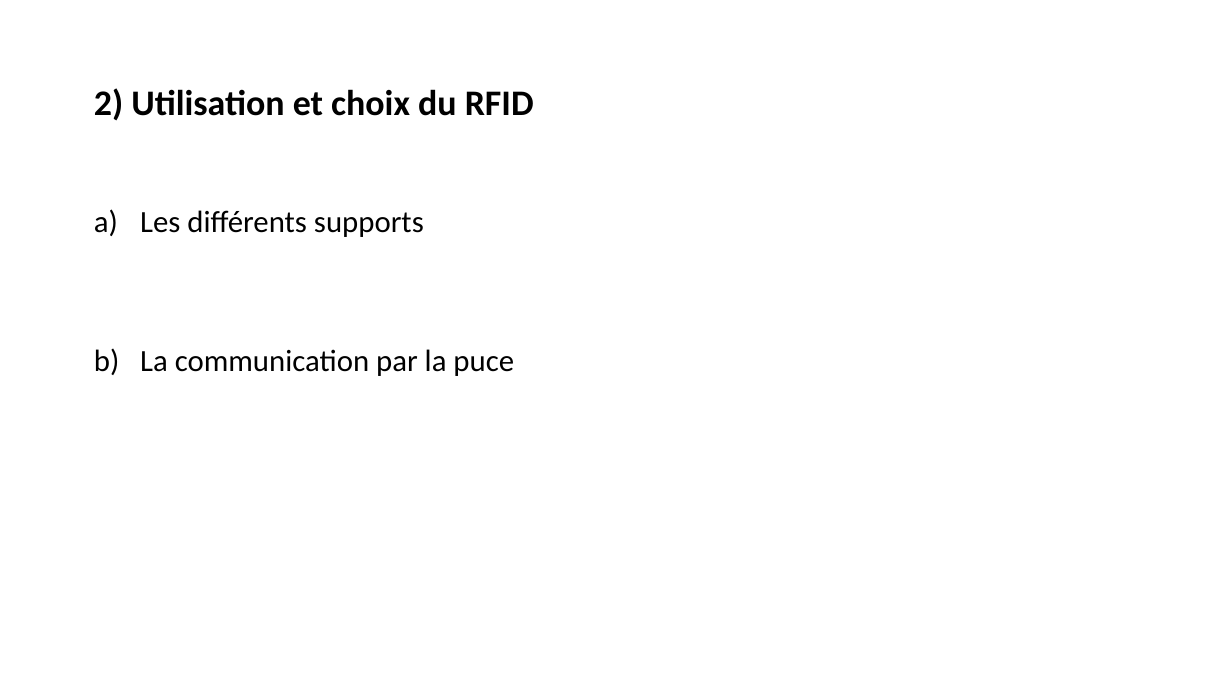
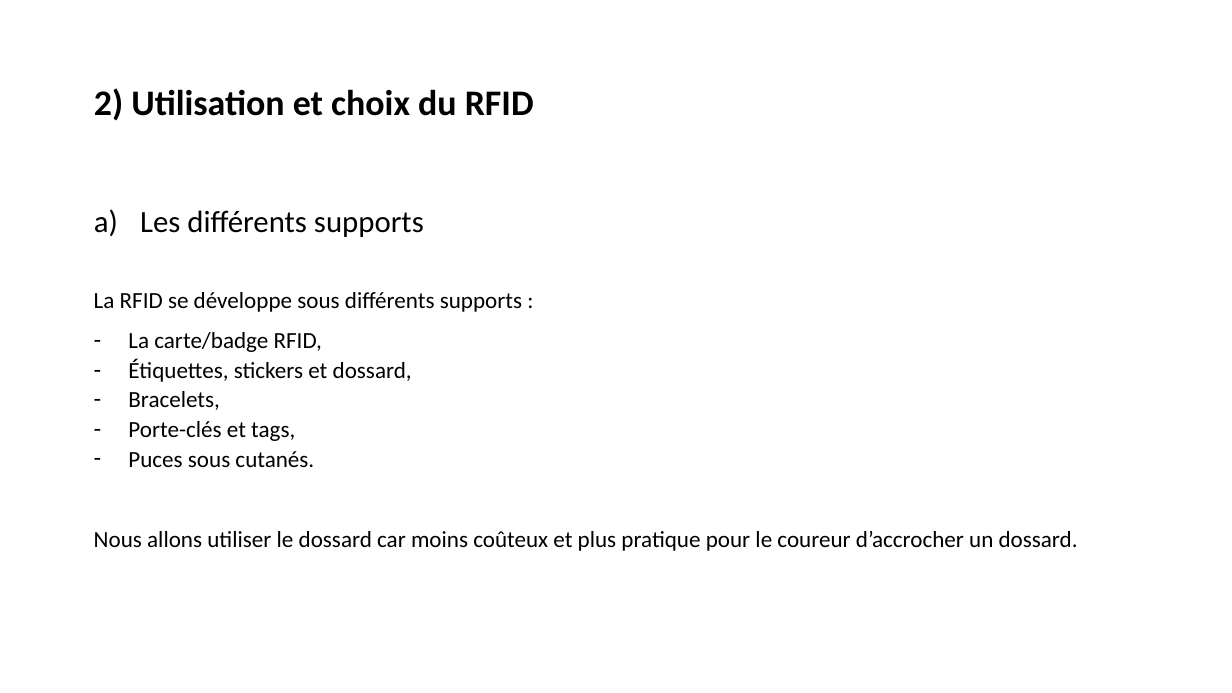
Before and after one commit to Maja2308/Projet_Cross, a slide deck: slide 17 of Diagrammes Communs/Presentation_Revue0.pptx. Drawn at 1232x693 pixels with LibreOffice and Linux fonts; fonts in the diff are those of the drawing. Boxes give left, top, right and bottom in pixels: in the first picture for what was removed or moved away, otherwise in the second. Text is boxed around its words. In the diff, an @@ line names an element or a change of style, - is before the commit and + after.

```diff
--- a/Diagrammes Communs/Presentation_Revue0.pptx
+++ b/Diagrammes Communs/Presentation_Revue0.pptx
@@ text added at bbox=[94, 292, 1078, 551], 18 pt, text #000000 @@
+La RFID se développe sous différents supports :
+– La carte/badge RFID,
+– Étiquettes, stickers et dossard,
+– Bracelets,
+– Porte-clés et tags,
+– Puces sous cutanés.
+Nous allons utiliser le dossard car moins coûteux et plus pratique pour le coureur d’accrocher un dossard.
@@ text at bbox=[140, 349, 514, 376]: paragraph removed @@
-b) La communication par la puce
```
Also in this commit, not shown: 5 other slides changed, 1 slide added.
